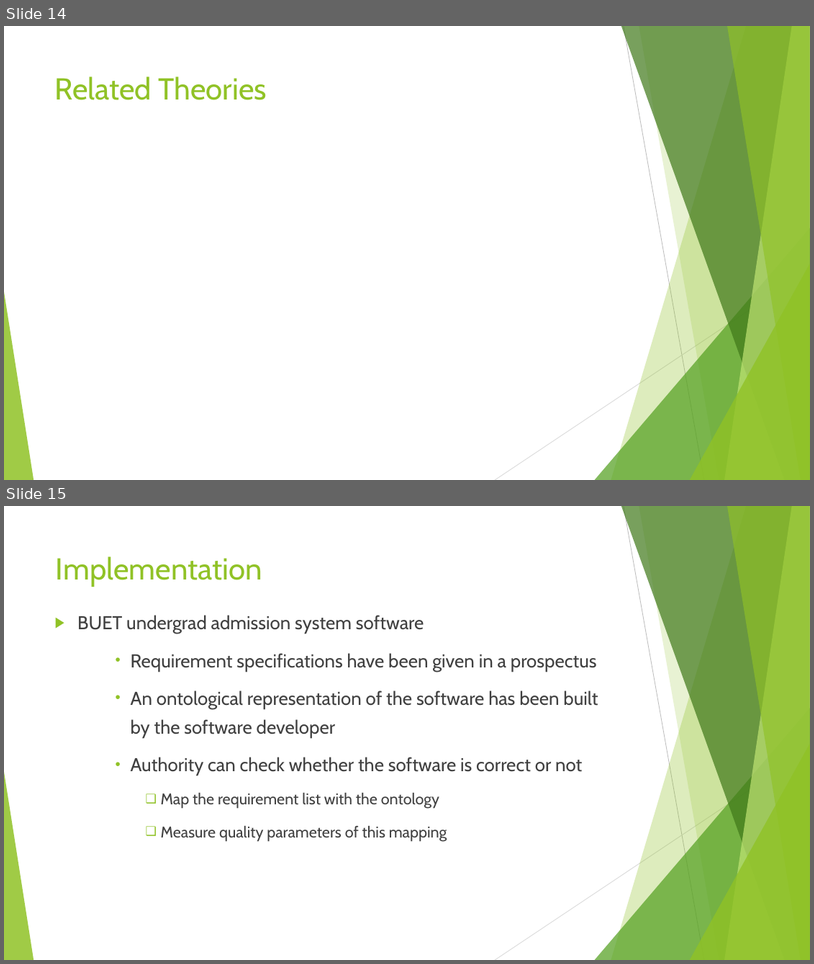
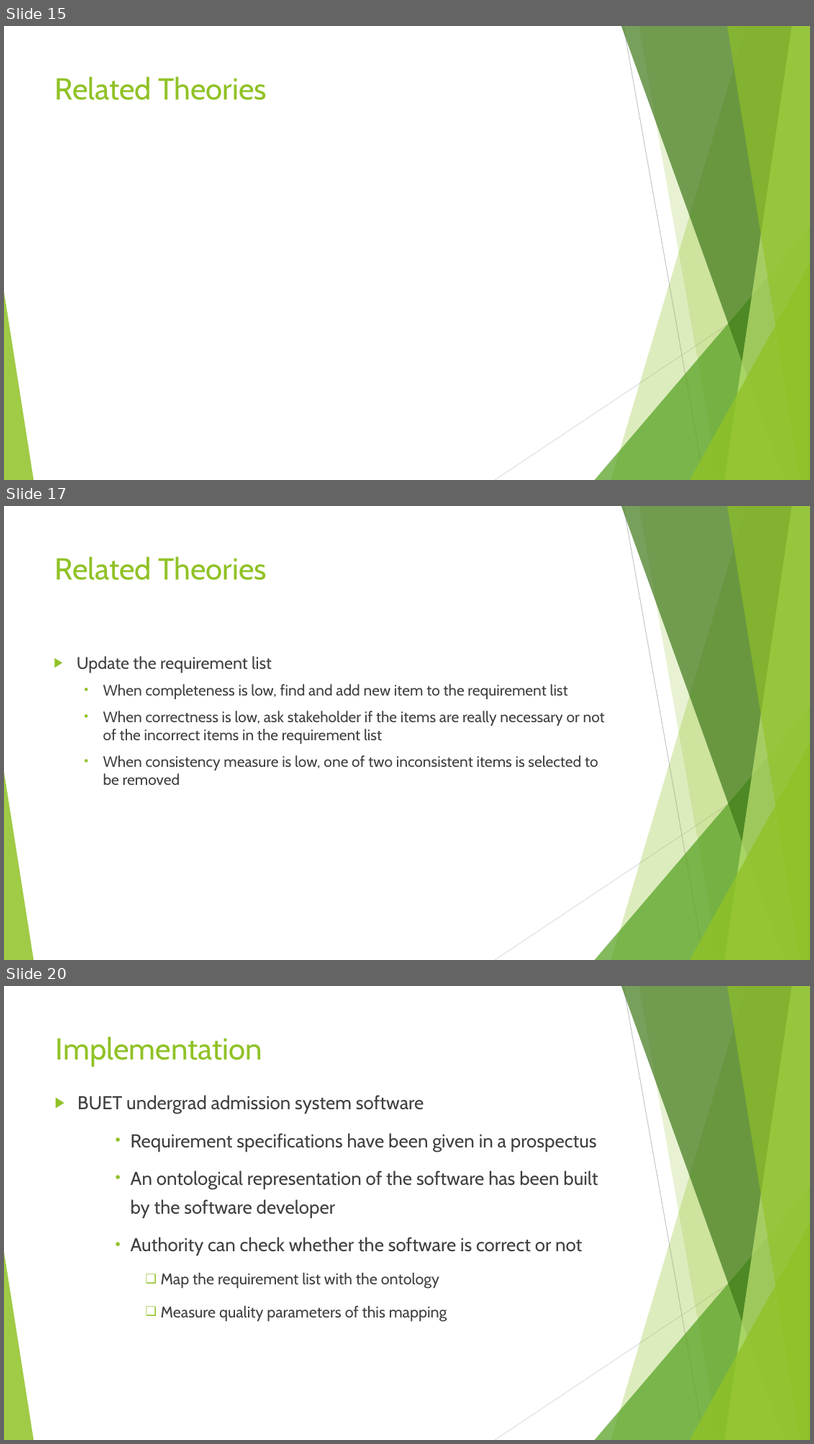
Before and after one commit to Waqar-107/CSE-400-Thesis, a slide deck: Thesis Slide.pptx. Shown one above the other, each under a label of ours: slides 14 and 15 before the commit, slides 15, 17 and 20 after it; the slides between them are not shown. The pictures are 814x964 and 814x1444 pixels, drawn with LibreOffice and Linux fonts; fonts in the diff are those of the drawing; grey boxes stand for pictures. Boxes give left, top, right and bottom in pixels: in the first picture for what was removed or moved away, otherwise in the second. Text is boxed around its words. In the diff, an @@ line names an element or a change of style, - is before the commit and + after.

```diff
--- a/Thesis Slide.pptx
+++ b/Thesis Slide.pptx
@@ slide 17 added at box(4, 506, 810, 960), background #FFFFFF; not listed: 10 template elements that a slide beside it also shows @@
@@ title added at box(55, 556, 267, 580), 36 pt, text #90C226 @@
+Related Theories
@@ text added at box(77, 656, 605, 785), 18 pt, text #404040 @@
+▶ Update the requirement list
+  • When completeness is low, find and add new item to the requirement list
+  • When correctness is low, ask stakeholder if the items are really necessary or not of the incorrect items in the requirement list
+  • When consistency measure is low, one of two inconsistent items is selected to be removed
@@ what was slide 14 is now slide 15 @@
@@ what was slide 15 is now slide 20 @@
```
Also in this commit, not shown: 5 slides changed, 4 other slides added, 7 other files.
